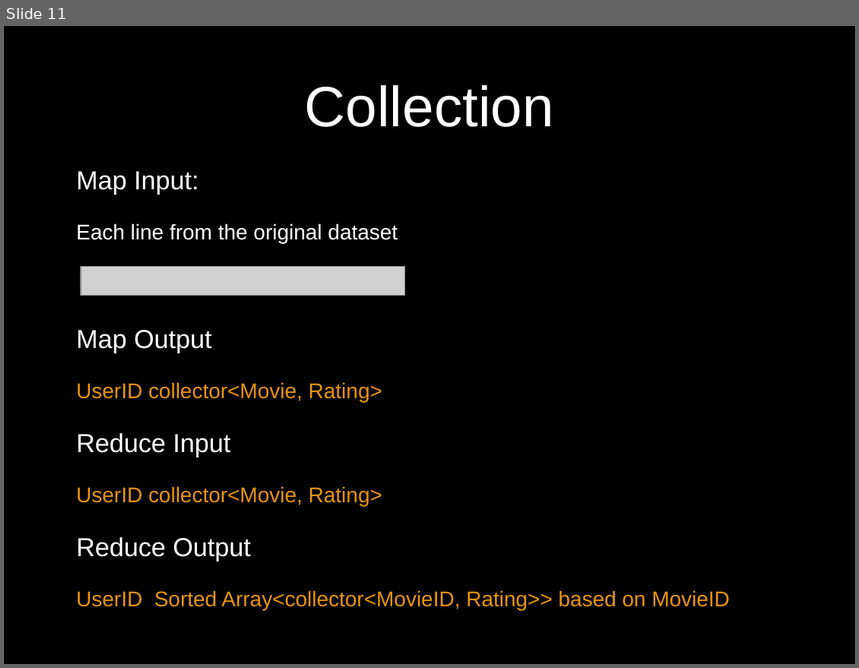
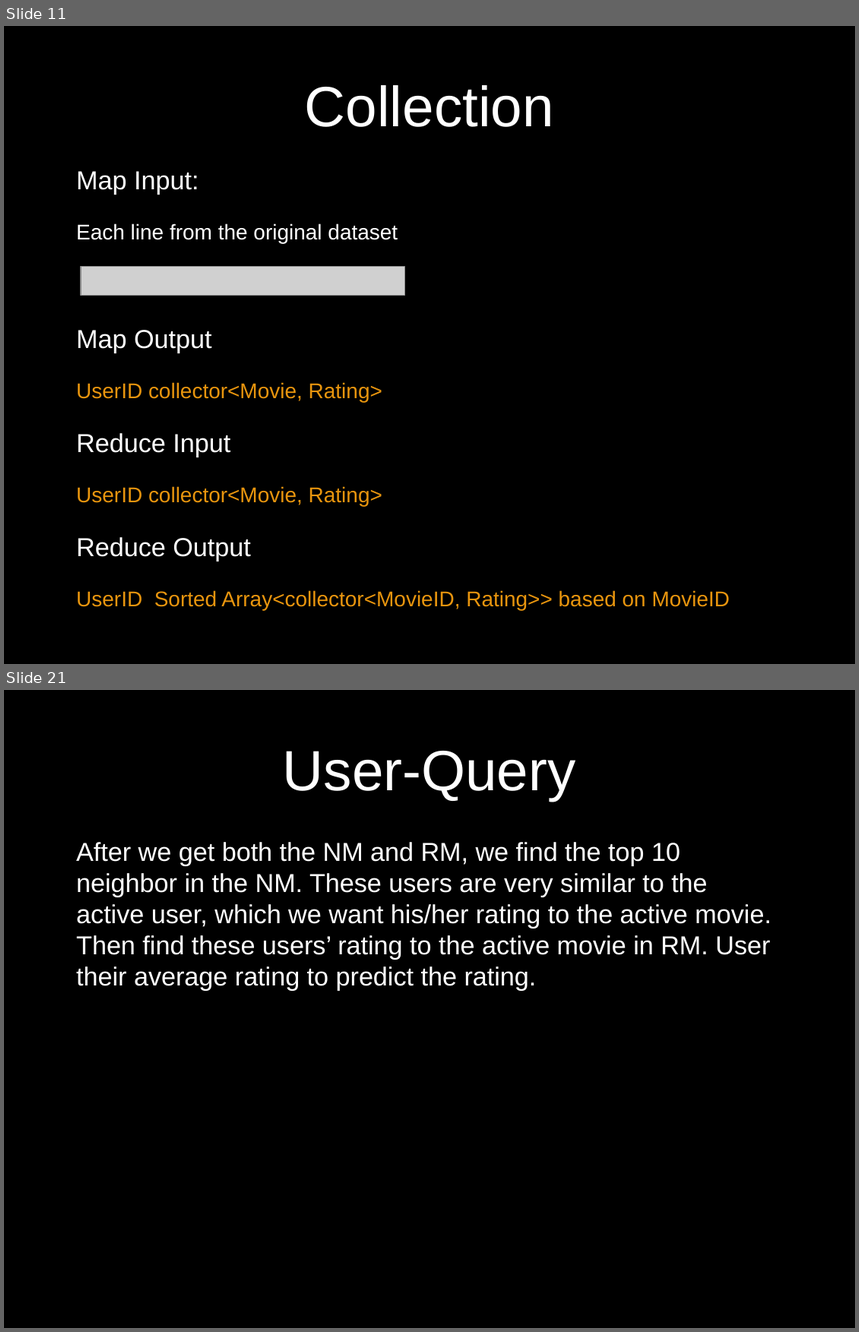
Before and after one commit to UCSBGauchos/MAE-data, a slide deck: Final Presentation.pptx. Shown one above the other, each under a label of ours: slide 11 before the commit, slides 11 and 21 after it; the slides between them are not shown. The pictures are 859x668 and 859x1332 pixels, drawn with LibreOffice and Linux fonts; fonts in the diff are those of the drawing; grey boxes stand for pictures; background and template pictures are left out. Boxes give left, top, right and bottom in pixels: in the first picture for what was removed or moved away, otherwise in the second. Text is boxed around its words. In the diff, an @@ line names an element or a change of style, - is before the commit and + after.

```diff
--- a/Final Presentation.pptx
+++ b/Final Presentation.pptx
@@ slide 21 added at box(4, 690, 855, 1328), background picture (left out) @@
@@ title added at box(283, 751, 576, 801), 48 pt, text #FFFFFF @@
+User-Query
@@ text added at box(76, 842, 772, 991), 22 pt, text #FFFFFF @@
+After we get both the NM and RM, we find the top 10 neighbor in the NM. These users are very similar to the active user, which we want his/her rating to the active movie. Then find these users’ rating to the active movie in RM. User their average rating to predict the rating.
```
Also in this commit, not shown: 5 slides changed, 5 other slides added.
